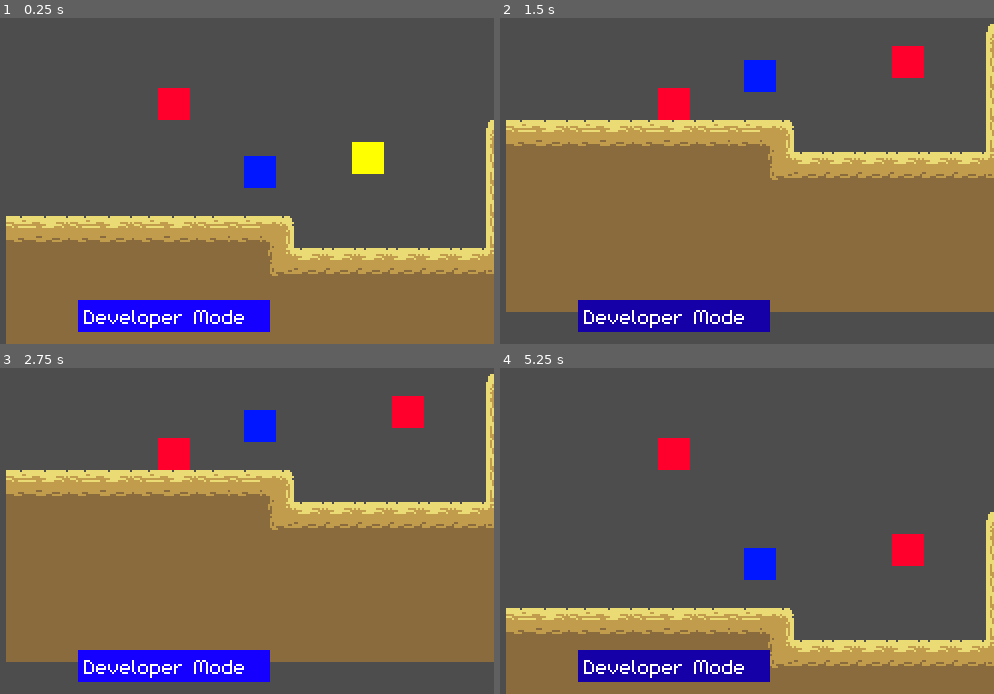
Above: before the commit, frames 1-4 (two rows, left to right).
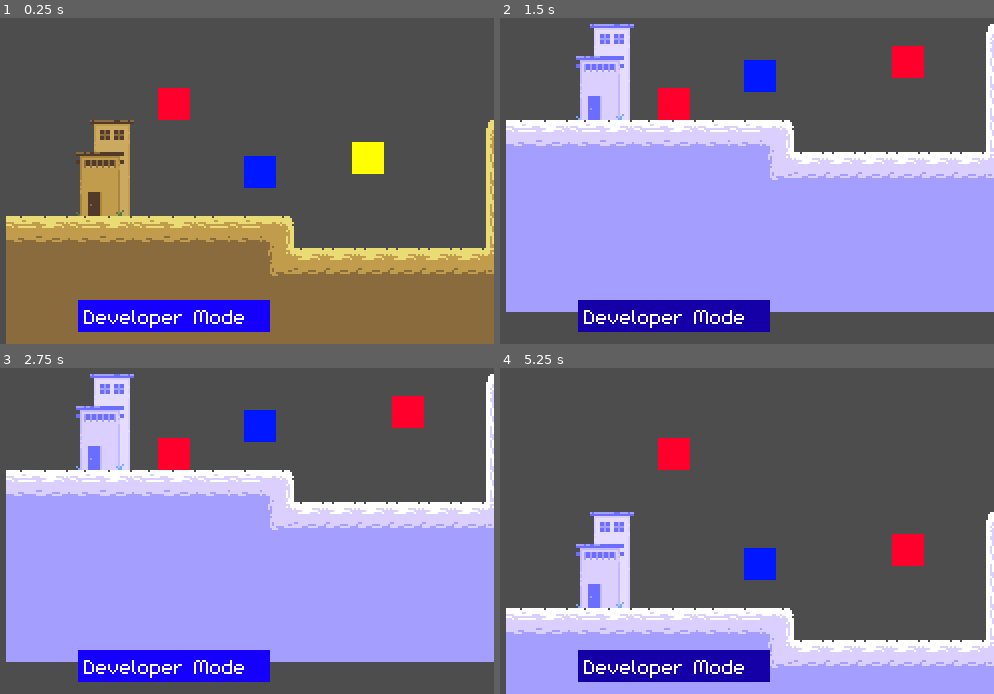
Above: after the commit, the same moments.

Repository: computing-lex/ozymandias
Game: Godot game, scene res://assets/levels/level1.tscn
Same seed, same stepped clock (60 frames per second), same inputs: the game is played once before the commit and once after it. This scene is started directly instead of the project's main scene. The engine's default icon, where the game draws it, is replaced by a stand-in: a white triangle on a blue panel in a dark square.
Inputs (mouse positions are in pixels of both pictures, inside the frame that each line leads up to):
- Up to frame 1 (0.25 s): no input
- Up to frame 2 (1.5 s): click (712, 285) at 0.5 s; click (672, 314) at 1.25 s
- Up to frame 3 (2.75 s): click (212, 635) at 2 s
- Up to frame 4 (5.25 s): click (672, 664) at 2.75 s; click (712, 635) at 3.5 s; click (672, 664) at 4.25 s; tap Enter at 5 s

The runs differ from the first frame. In frame 1, 2.7% of the frame differs, in the area x 15-28%, y 31-61%; in frame 2, 56%, in the area x 1-100%, y 1-91%; in frame 3, 56%; in frame 4, 22%.
Error before the commit: Invalid access to property or key 'material' on a base object of type 'null instance'. (res://scripts/game.gd:25)

Commit message:
fixed it OK

Diff:
--- a/assets/levels/level1.tscn
+++ b/assets/levels/level1.tscn
@@ -15,7 +15,7 @@
 [node name="Player" parent="." instance=ExtResource("2_5fint")]
 position = Vector2(84, -69)
 
-[node name="Level1World" parent="." instance=ExtResource("3_gu8wd")]
+[node name="TheWorld" parent="." instance=ExtResource("3_gu8wd")]
 
 [node name="Interactable" parent="." groups=["Normal_Only"] instance=ExtResource("5_460cx")]
 position = Vector2(263, -41)
--- a/assets/levels/level1world.tscn
+++ b/assets/levels/level1world.tscn
@@ -59,6 +59,6 @@
 
 [node name="TheWorld" type="TileMapLayer"]
 material = SubResource("ShaderMaterial_1ware")
-tile_map_data = PackedByteArray("AAAAAAEAAAAAAAAAAAABAAEAAAA …(5760 unchanged characters)… BAAEAAAAvAAYAAAABAAEAAAAwAAYAAAABAAEAAAA=")
+tile_map_data = PackedByteArray("AAAAAAEAAAAAAAAAAAABAAEAAAA …(5760 unchanged characters)… BAAEAAAAvAAYAAAABAAEAAAAwAAYAAAABAAEAAAACAP7/AgAAAAAAAAACAP//AgAAAAEAAAACAAAAAgAAAAIAAAADAP7/AgABAAAAAAADAP//AgABAAEAAAADAAAAAgABAAIAAAA=")
 tile_set = SubResource("TileSet_ohefr")
 use_kinematic_bodies = true
